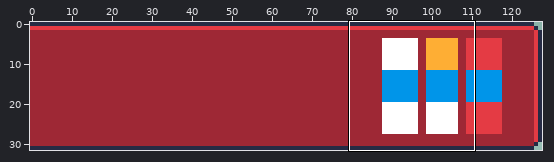
Two states of a pixel-art file, Creation/ui_bar_left.ase. Above: a wide view before the commit, with the close-up outlined.
Close-up. The starting point:
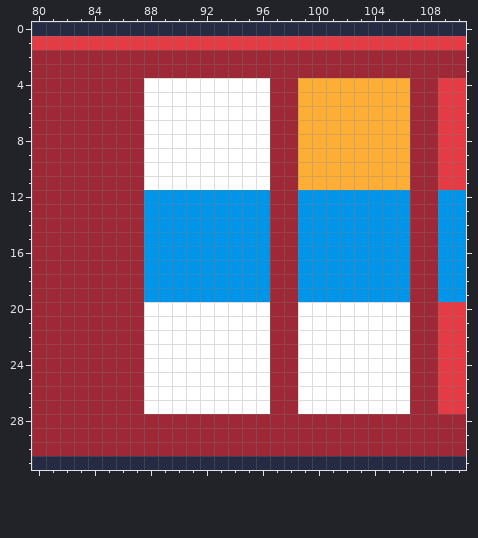
128x32 pixels, 1 frame. Shown: x 80..110, y 0..31.
New version:
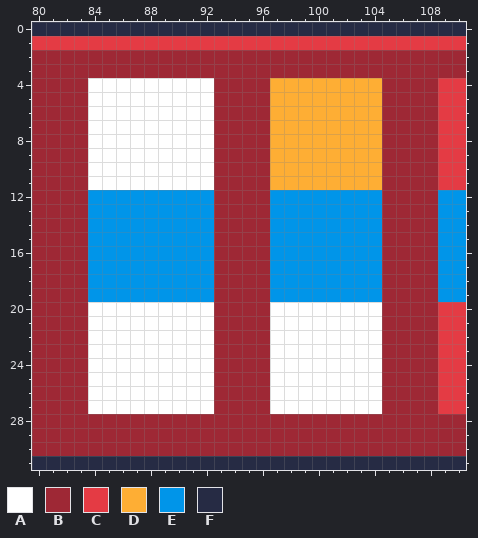
Palette (. is transparent): A #ffffff  B #9e2835  C #e43b44  D #feae34  E #0095e9  F #262b44
Change:
Layer "Layer 3":
The edit turns colour B into colour A in rows 4 to 11 at x 84 to 87; in rows 20 to 27 at x 84 to 87 and 97 to 98.
The edit turns colour A into colour B in rows 4 to 11 at x 93 to 96; in rows 20 to 27 at x 93 to 96 and 105 to 106.
The edit turns colour D into colour B in rows 4 to 11 at x 105 to 106.
The edit turns colour E into colour B in rows 12 to 19 at x 93 to 96 and 105 to 106.
The edit turns colour B into colour D in rows 4 to 11 at x 97 to 98.
The edit turns colour B into colour E in rows 12 to 19 at x 84 to 87 and 97 to 98.
Where, in picture pixels (left, top, right, bottom), the same in both close-ups:
changed: (88, 78, 144, 414)
changed: (214, 78, 298, 414)
changed: (382, 78, 410, 414)
